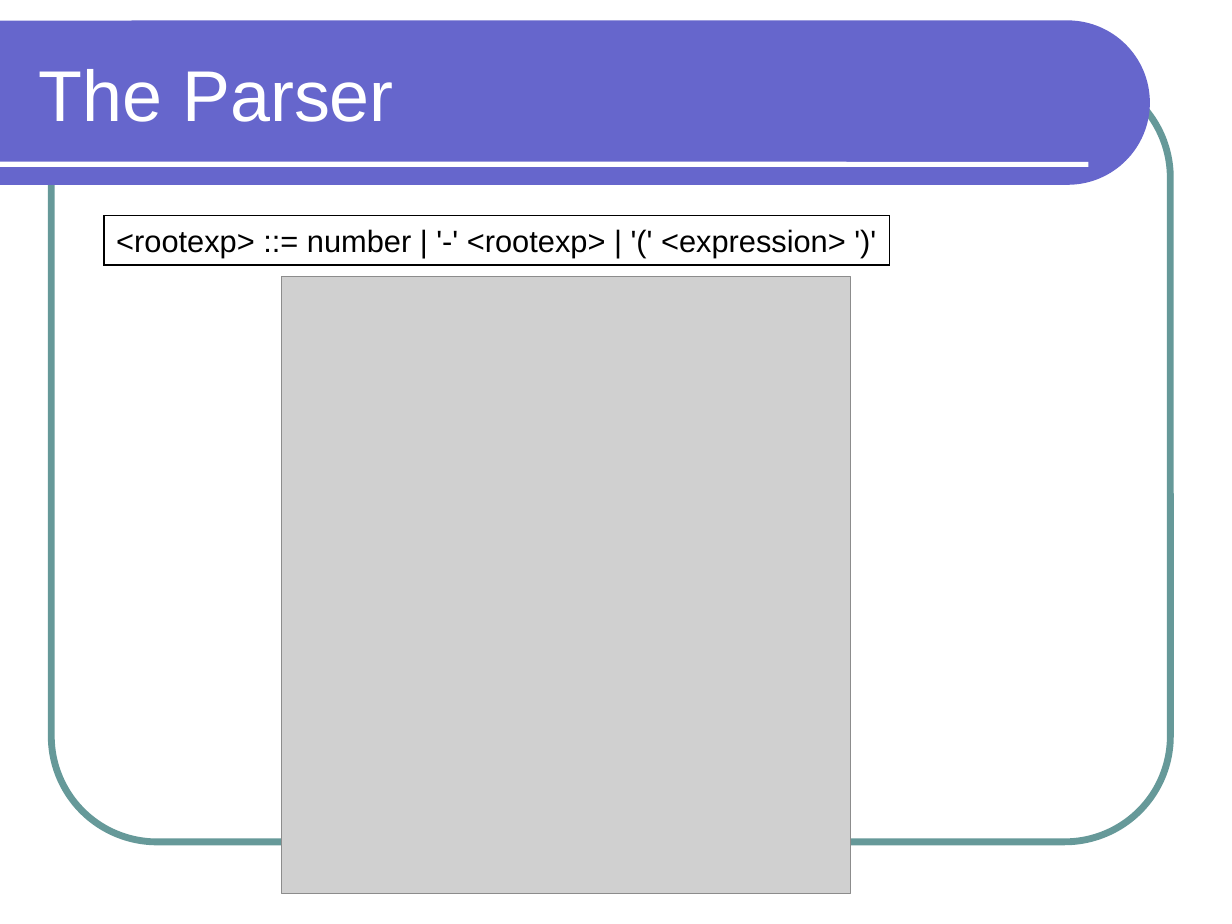
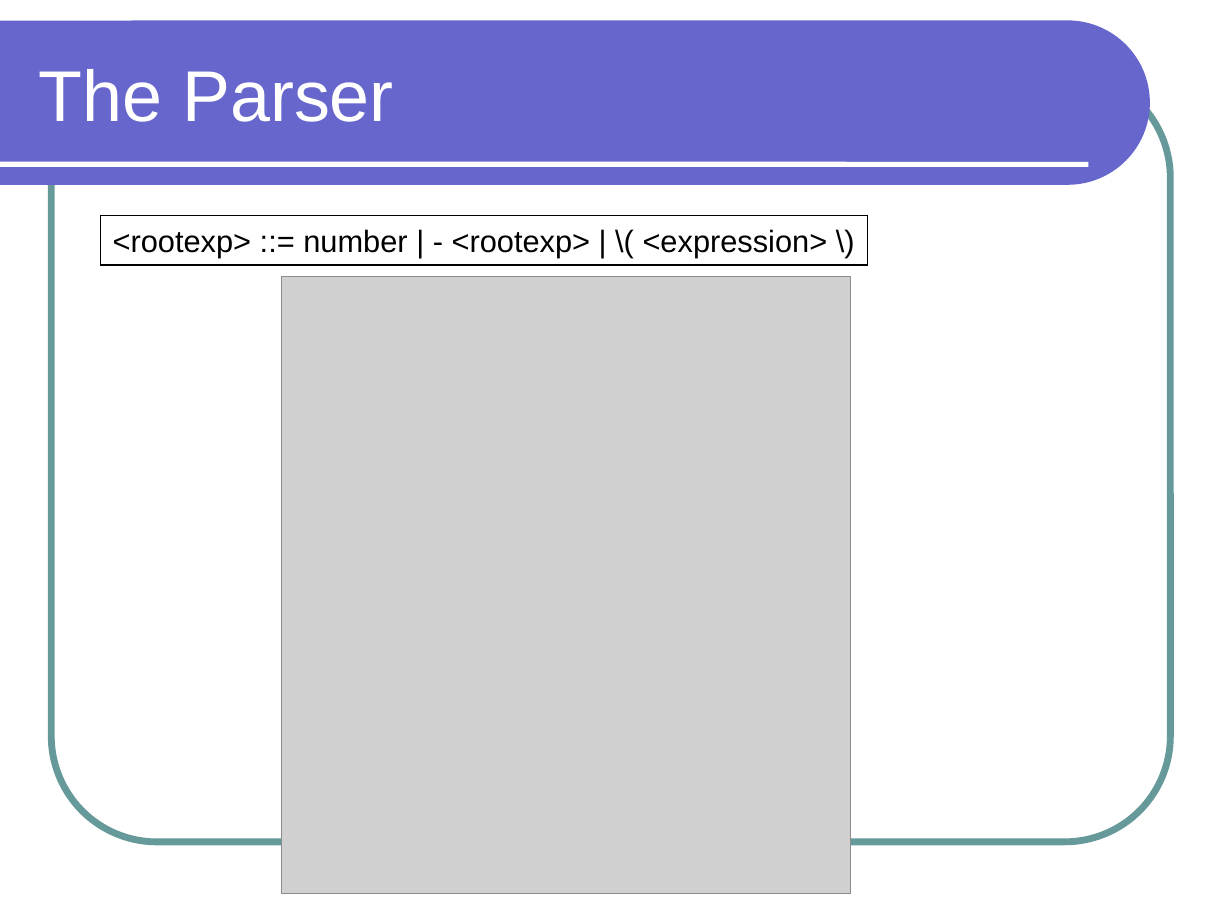
Before and after one commit to lutzhamel/CSC301, a slide deck: slide 15 of notes/csc301-ln012.ppt (slide 18 before the commit). Drawn at 1232x924 pixels with LibreOffice and Linux fonts; fonts in the diff are those of the drawing; grey boxes stand for pictures. Boxes give left, top, right and bottom in pixels: in the first picture for what was removed or moved away, otherwise in the second. Text is boxed around its words. In the diff, an @@ line names an element or a change of style, - is before the commit and + after.

```diff
--- a/notes/csc301-ln012.ppt
+++ b/notes/csc301-ln012.ppt
@@ rectangle "<rootexp> ::= number | - ...": place and size @@
-rectangle "<rootexp> ::= number | - ..." at [103, 216, 888, 265]
+rectangle "<rootexp> ::= number | - ..." at [101, 216, 869, 265]
@@ text in rectangle at [113, 229, 828, 258]: text changed @@
-<rootexp> ::= number | '-' <rootexp> | '(' <expression> ')'
+<rootexp> ::= number | - <rootexp> | \( <expression> \)
```
Also in this commit, not shown: 14 other slides changed, 3 slides added, 1 slide removed, 7 other files.
